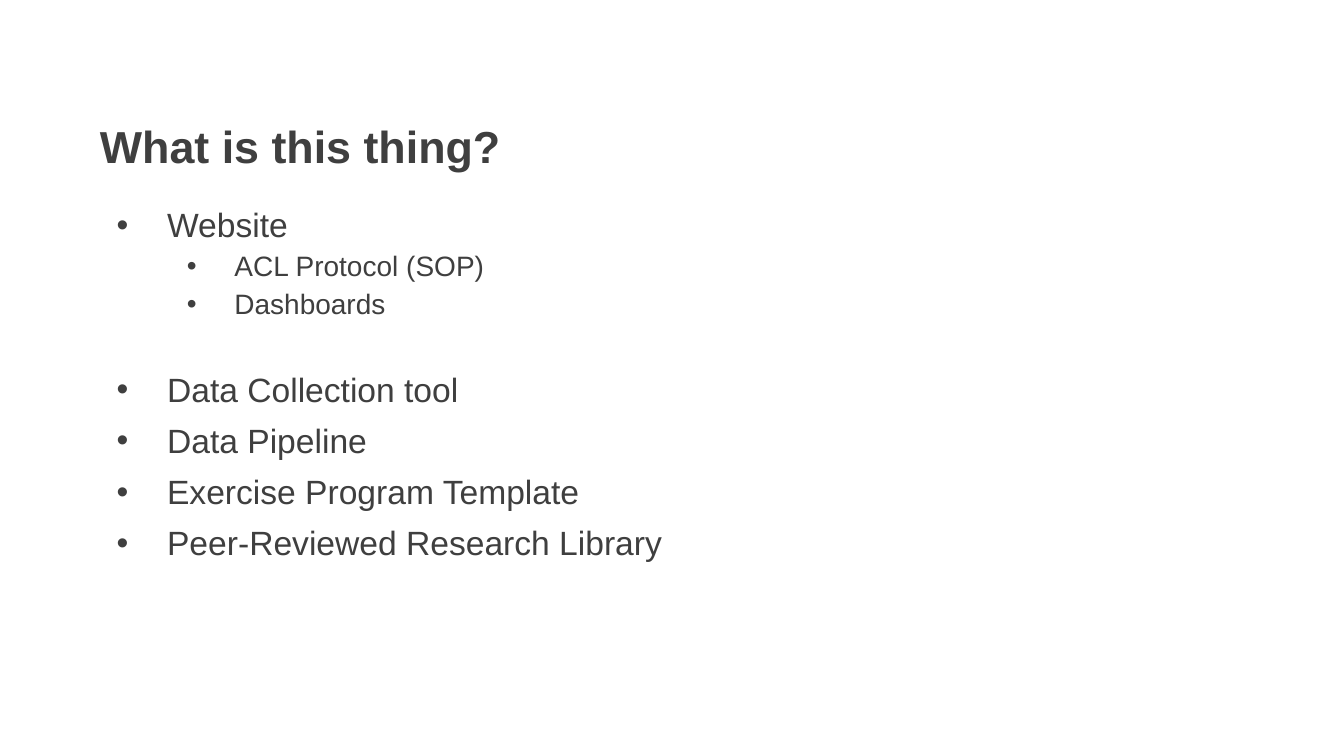
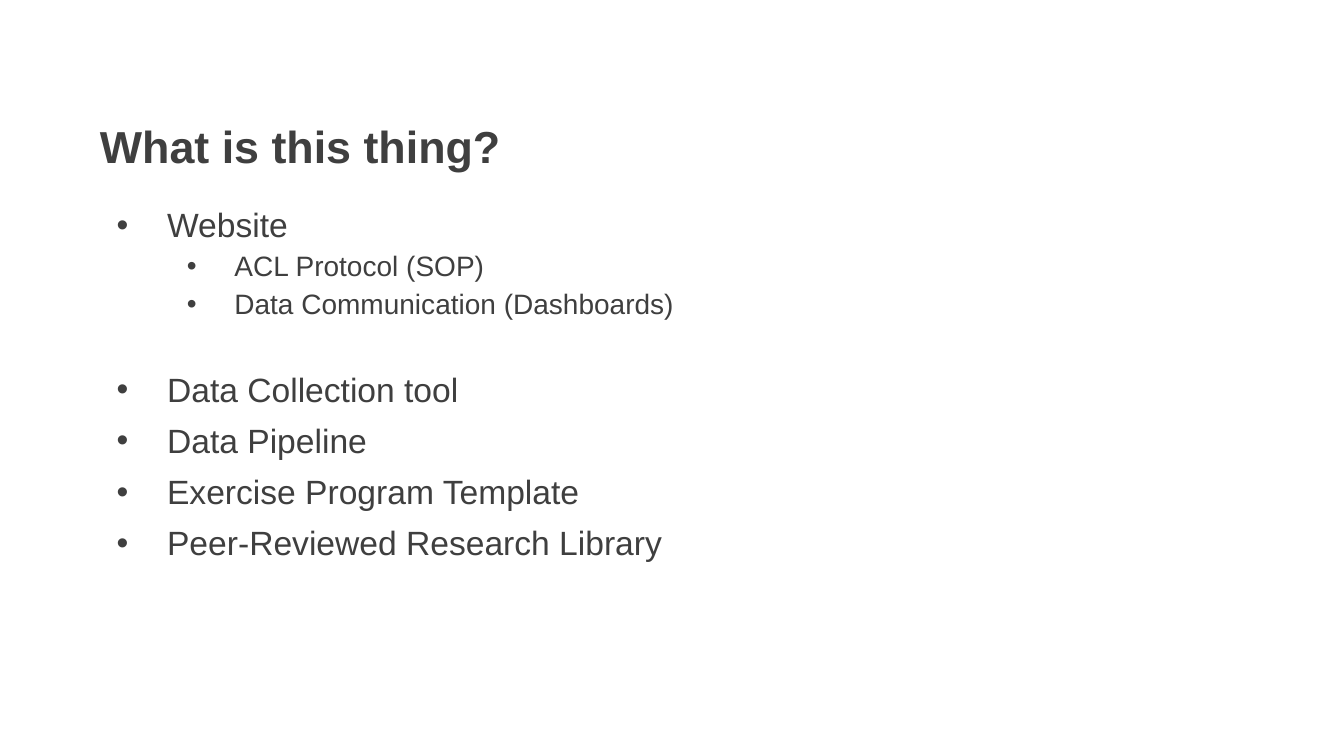
Before and after one commit to AKates717/CSI-Pacific-RTP, a slide deck: slide 4 of RTP Resources/RTP_L&L_2026.pptx. Drawn at 1344x756 pixels with LibreOffice and Linux fonts; fonts in the diff are those of the drawing; background and template pictures are left out. Boxes give left, top, right and bottom in pixels: in the first picture for what was removed or moved away, otherwise in the second. Text is boxed around its words. In the diff, an @@ line names an element or a change of style, - is before the commit and + after.

```diff
--- a/RTP Resources/RTP_L&L_2026.pptx
+++ b/RTP Resources/RTP_L&L_2026.pptx
@@ text at [234,293,674,319]: text changed @@
-  • Dashboards
+  • Data Communication (Dashboards)
```
Also in this commit, not shown: 1 slide added, 26 other files.
